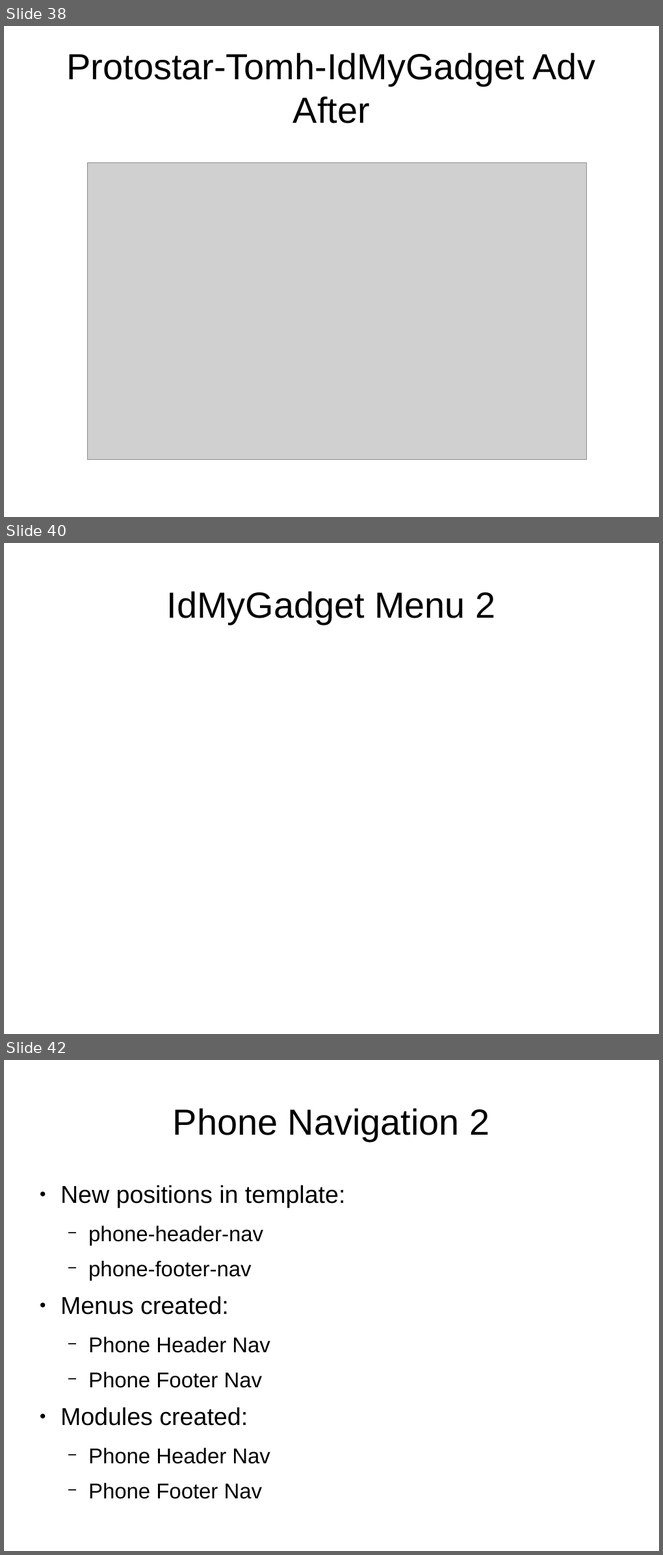
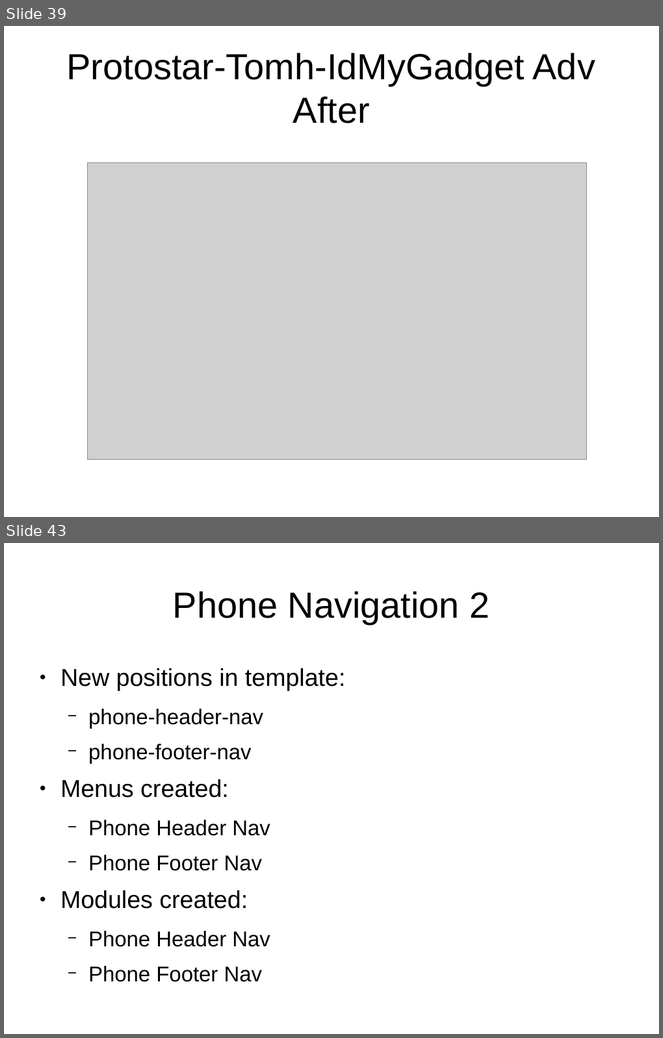
Before and after one commit to tomwhartung/jmws_accoutrements, a slide deck: presentations/2015_09-Joomla/Device_Detection-In_Protostar_and_Beez3.odp. Shown one above the other, each under a label of ours: slides 38, 40 and 42 before the commit, slides 39 and 43 after it; the slides between them are not shown. The pictures are 663x1555 and 663x1038 pixels, drawn with LibreOffice and Linux fonts; fonts in the diff are those of the drawing; grey boxes stand for pictures. Boxes give left, top, right and bottom in pixels: in the first picture for what was removed or moved away, otherwise in the second. Text is boxed around its words. In the diff, an @@ line names an element or a change of style, - is before the commit and + after.

```diff
--- a/presentations/2015_09-Joomla/Device_Detection-In_Protostar_and_Beez3.odp
+++ b/presentations/2015_09-Joomla/Device_Detection-In_Protostar_and_Beez3.odp
@@ slide 40 removed at [4, 543, 659, 1034], background #FFFFFF @@
@@ title removed at [167, 591, 495, 624] @@
-IdMyGadget Menu 2
@@ what was slide 38 is now slide 39 @@
@@ what was slide 42 is now slide 43 @@
```
Also in this commit, not shown: 16 slides changed, 2 slides added.
